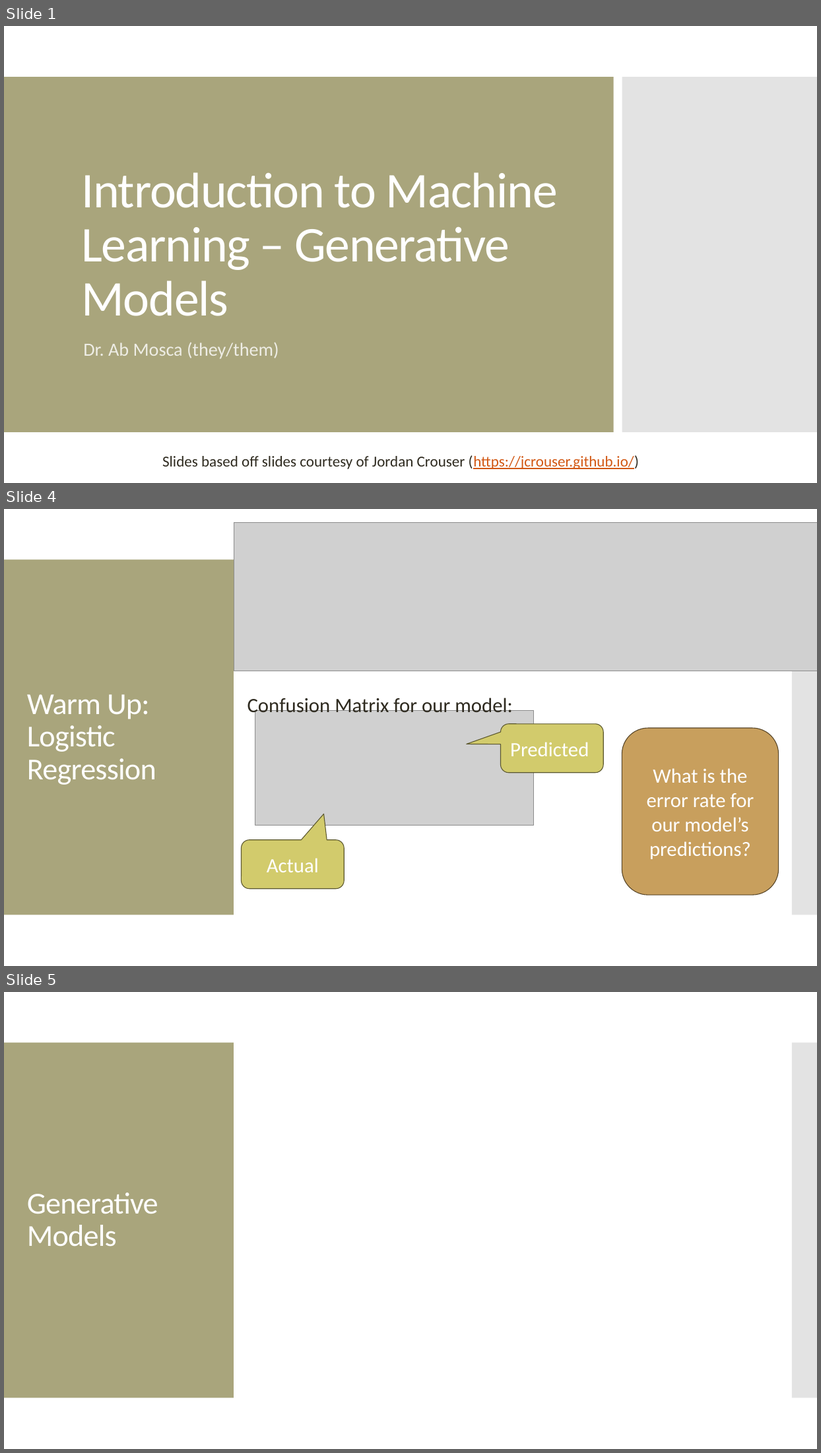
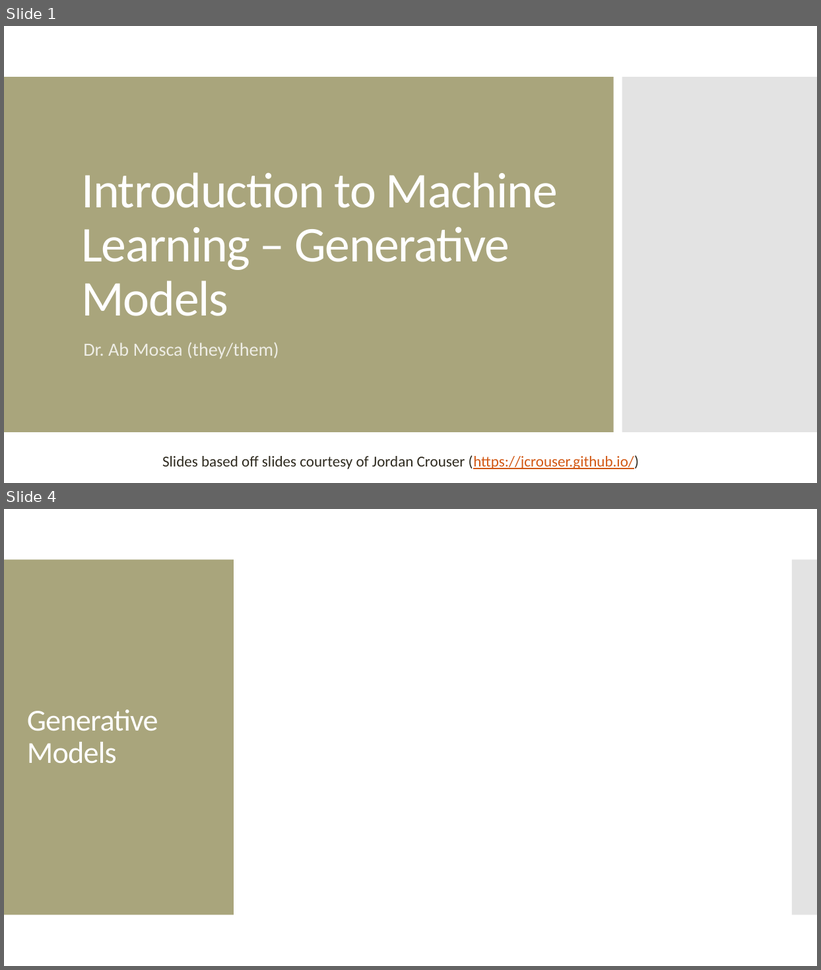
Before and after one commit to amosca01/CAIS380ML-S24, a slide deck: slides/08-QDA-naive-bayes.pptx. Shown one above the other, each under a label of ours: slides 1, 4 and 5 before the commit, slides 1 and 4 after it; the slides between them are not shown. The pictures are 821x1453 and 821x970 pixels, drawn with LibreOffice and Linux fonts; fonts in the diff are those of the drawing; grey boxes stand for pictures. Boxes give left, top, right and bottom in pixels: in the first picture for what was removed or moved away, otherwise in the second. Text is boxed around its words. In the diff, an @@ line names an element or a change of style, - is before the commit and + after.

```diff
--- a/slides/08-QDA-naive-bayes.pptx
+++ b/slides/08-QDA-naive-bayes.pptx
@@ slide 4 removed at (x1=4, y1=509, x2=817, y2=966), background #FFFFFF; not listed: 2 template elements that a slide beside it also shows @@
@@ picture removed at (x1=234, y1=523, x2=817, y2=671) @@
@@ title removed at (x1=27, y1=694, x2=156, y2=785) @@
-Warm Up: Logistic Regression
@@ text removed at (x1=248, y1=696, x2=513, y2=718) @@
-Confusion Matrix for our model:
@@ picture removed at (x1=255, y1=710, x2=533, y2=825) @@
@@ rounded speech box removed at (x1=500, y1=724, x2=604, y2=773) @@
-Predicted
@@ rounded rectangle removed at (x1=622, y1=728, x2=779, y2=895) @@
-What is the error rate for our model’s predictions?
@@ rounded speech box removed at (x1=242, y1=840, x2=345, y2=889) @@
-Actual
@@ what was slide 5 is now slide 4 @@
```
Also in this commit, not shown: 3 slides changed, 15 slides added, 30 other slides removed, 9 other files.
